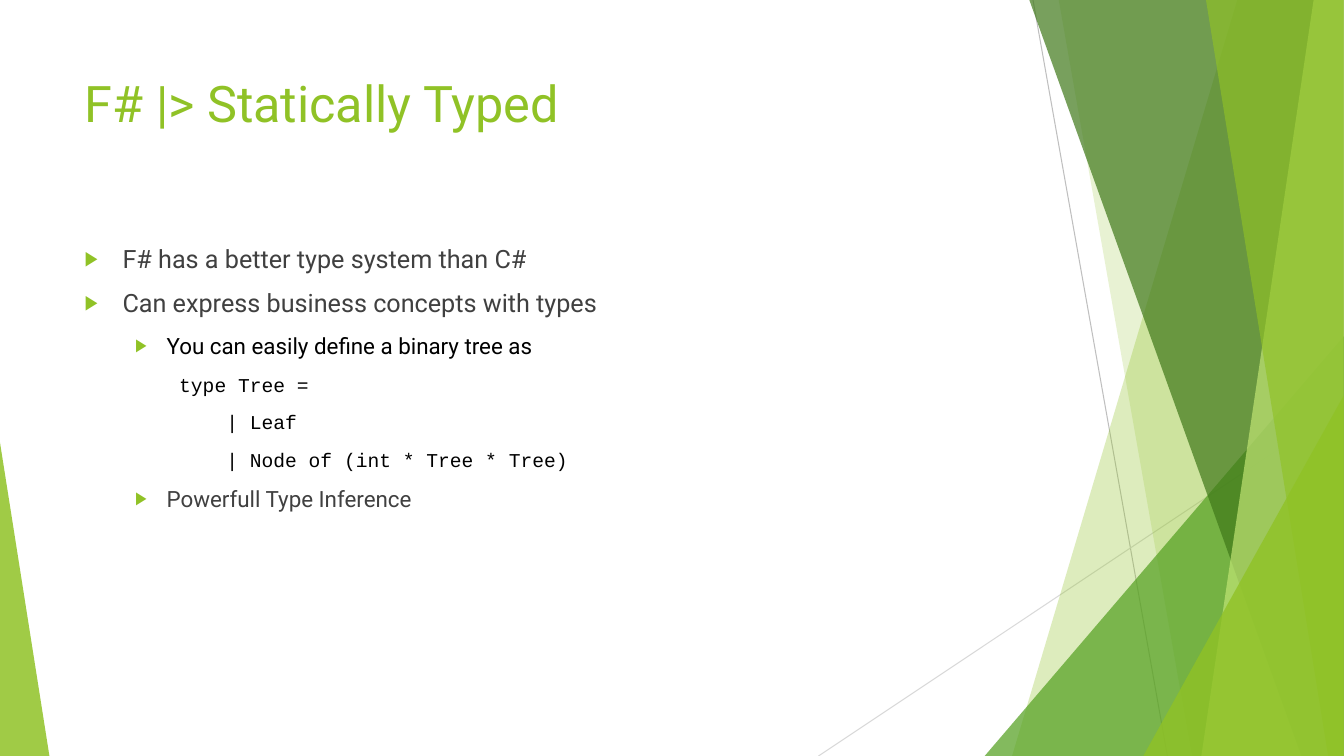
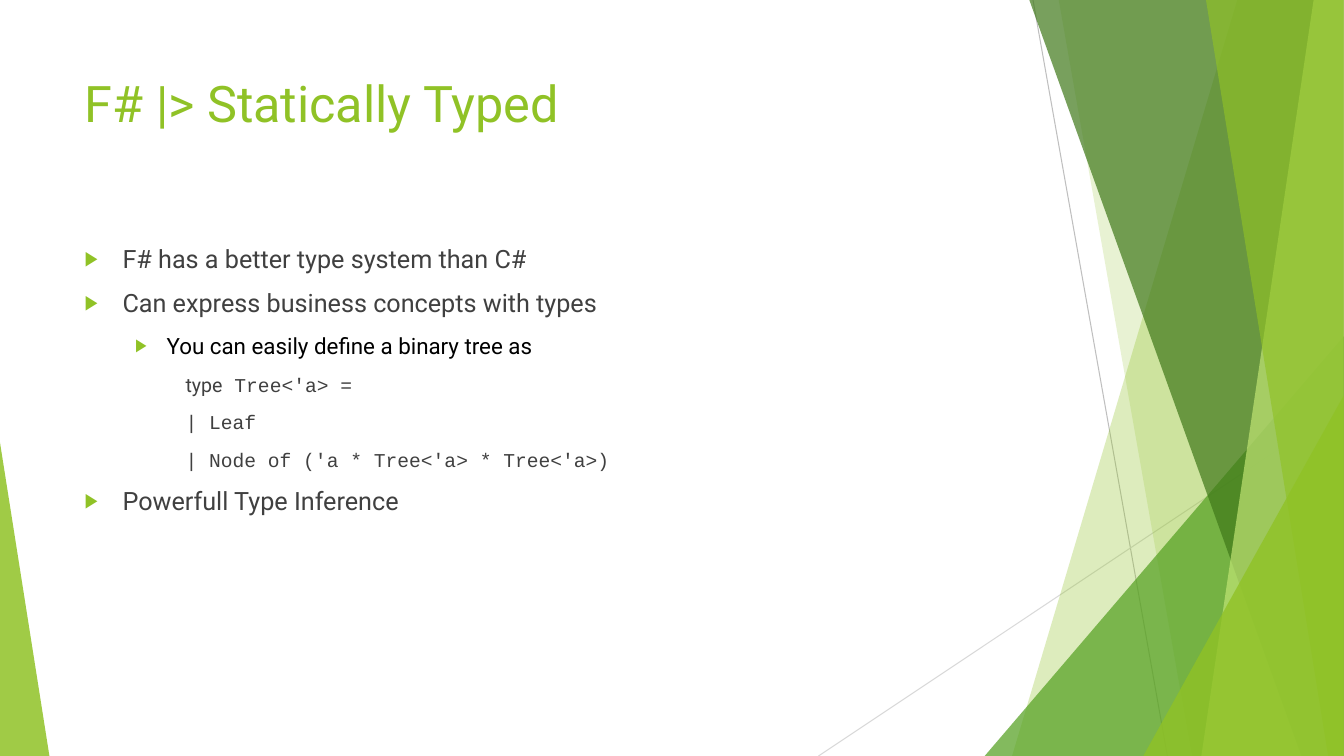
Before and after one commit to danielepo/F-Bootcamp, a slide deck: slide 13 of Presentation/Functional Programming with FSharp.pptx (slide 14 before the commit). Drawn at 1344x756 pixels with LibreOffice and Linux fonts; fonts in the diff are those of the drawing. Boxes give left, top, right and bottom in pixels: in the first picture for what was removed or moved away, otherwise in the second. Text is boxed around its words. In the diff, an @@ line names an element or a change of style, - is before the commit and + after.

```diff
--- a/Presentation/Functional Programming with FSharp.pptx
+++ b/Presentation/Functional Programming with FSharp.pptx
@@ text at (186, 378, 328, 396): text changed; text colour #000000 to #404040 @@
-    type Tree =
+    type Tree<'a> =
@@ text at (123, 415, 399, 516): text colour #000000 to #404040 in "| Leaf"; size 16 to 18 pt in "Powerfull Type Inference"; indent changed; list level 2 to 1 in "Powerfull Type Inference" @@
@@ text at (209, 453, 609, 471): text changed; text colour #000000 to #404040 @@
-    | Node of (int * Tree * Tree)
+    | Node of ('a * Tree<'a> * Tree<'a>)
```
Also in this commit, not shown: 23 other slides changed, 1 slide removed.
